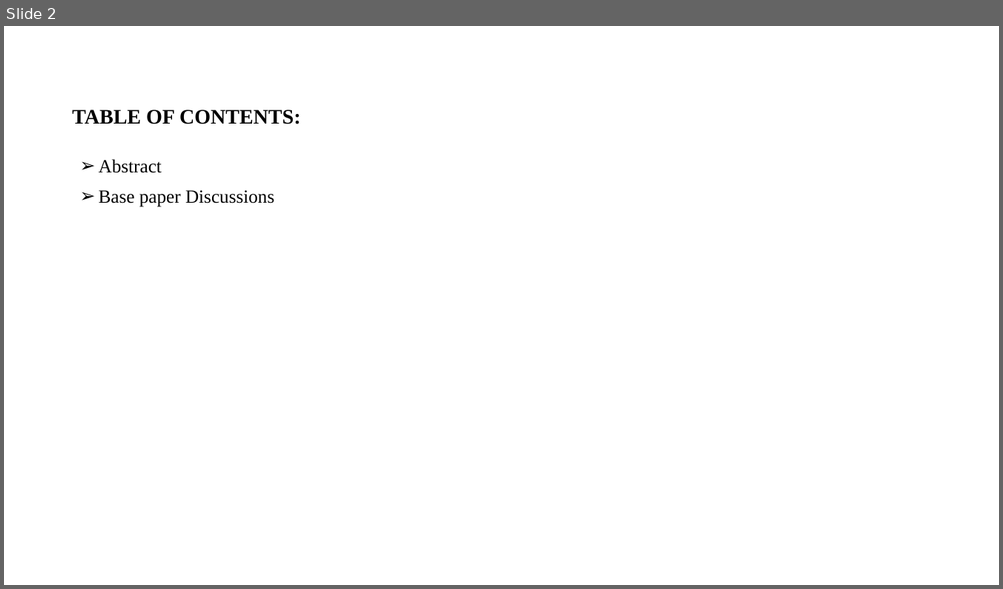
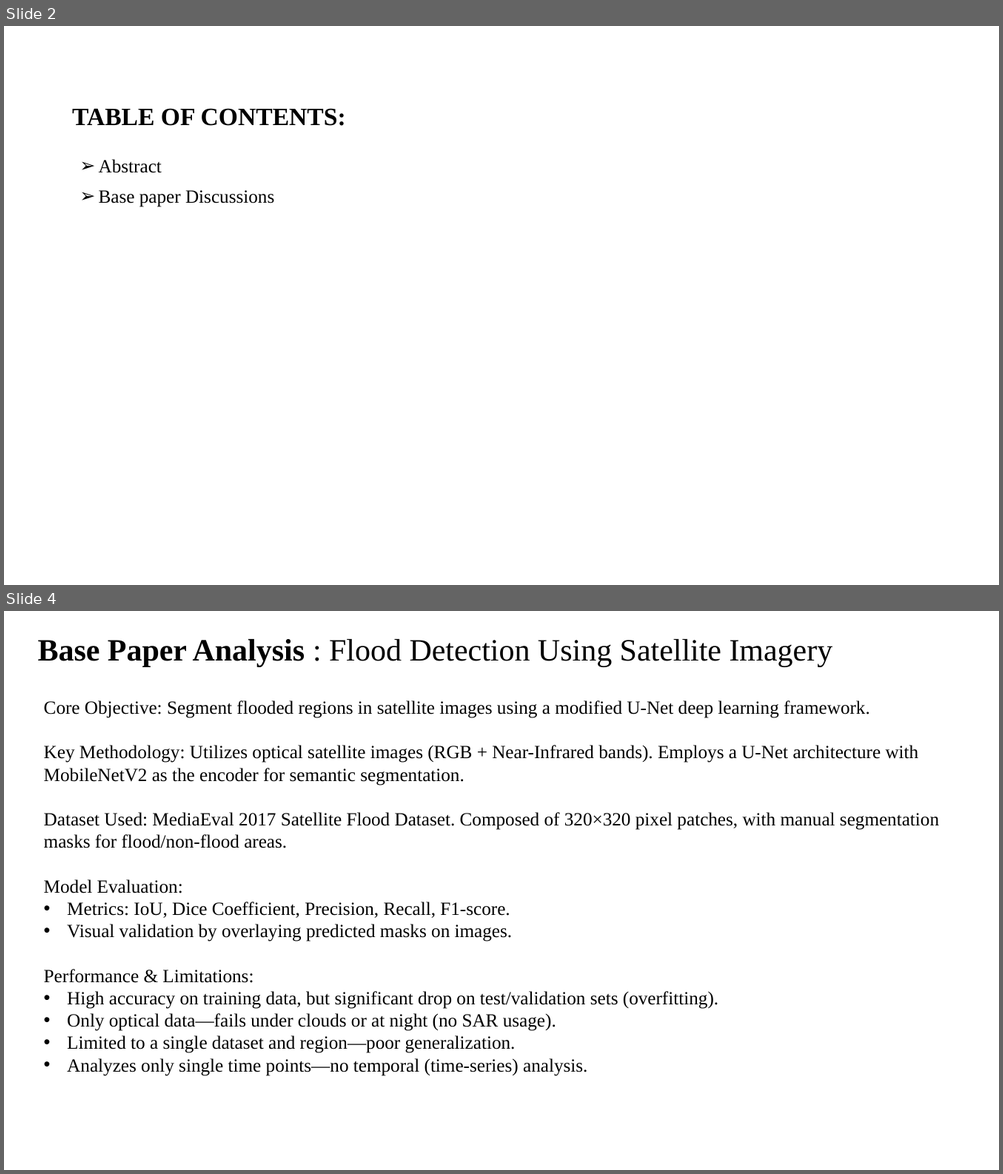
Before and after one commit to mskchaithanyaraj/C14-project-details, a slide deck: PPT/C14 - PPT.pptx. Shown one above the other, each under a label of ours: slide 2 before the commit, slides 2 and 4 after it; the slides between them are not shown. The pictures are 1003x589 and 1003x1174 pixels, drawn with LibreOffice and Linux fonts; fonts in the diff are those of the drawing. Boxes give left, top, right and bottom in pixels: in the first picture for what was removed or moved away, otherwise in the second. Text is boxed around its words. In the diff, an @@ line names an element or a change of style, - is before the commit and + after.

```diff
--- a/PPT/C14 - PPT.pptx
+++ b/PPT/C14 - PPT.pptx
@@ slide 4 added at [4, 611, 999, 1170], background #FFFFFF @@
@@ title added at [38, 639, 833, 667], 30 pt, text #000000 @@
+Base Paper Analysis : Flood Detection Using Satellite Imagery
@@ text added at [44, 701, 939, 1076], 18 pt, text #000000 @@
+Core Objective: Segment flooded regions in satellite images using a modified U-Net deep learning framework.
+Key Methodology: Utilizes optical satellite images (RGB + Near-Infrared bands). Employs a U-Net architecture with MobileNetV2 as the encoder for semantic segmentation.
+Dataset Used: MediaEval 2017 Satellite Flood Dataset. Composed of 320×320 pixel patches, with manual segmentation masks for flood/non-flood areas.
+Model Evaluation:
+• Metrics: IoU, Dice Coefficient, Precision, Recall, F1-score.
+• Visual validation by overlaying predicted masks on images.
+Performance & Limitations:
+• High accuracy on training data, but significant drop on test/validation sets (overfitting).
+• Only optical data—fails under clouds or at night (no SAR usage).
+• Limited to a single dataset and region—poor generalization.
+• Analyzes only single time points—no temporal (time-series) analysis.
@@ slide 2 changed as well @@
@@ title "TABLE OF CONTENTS:" at [72, 108, 346, 126]: size 20 to 24 pt @@
```
Also in this commit, not shown: 3 other slides changed, 3 other slides added, 3 slides removed, 1 other file.
